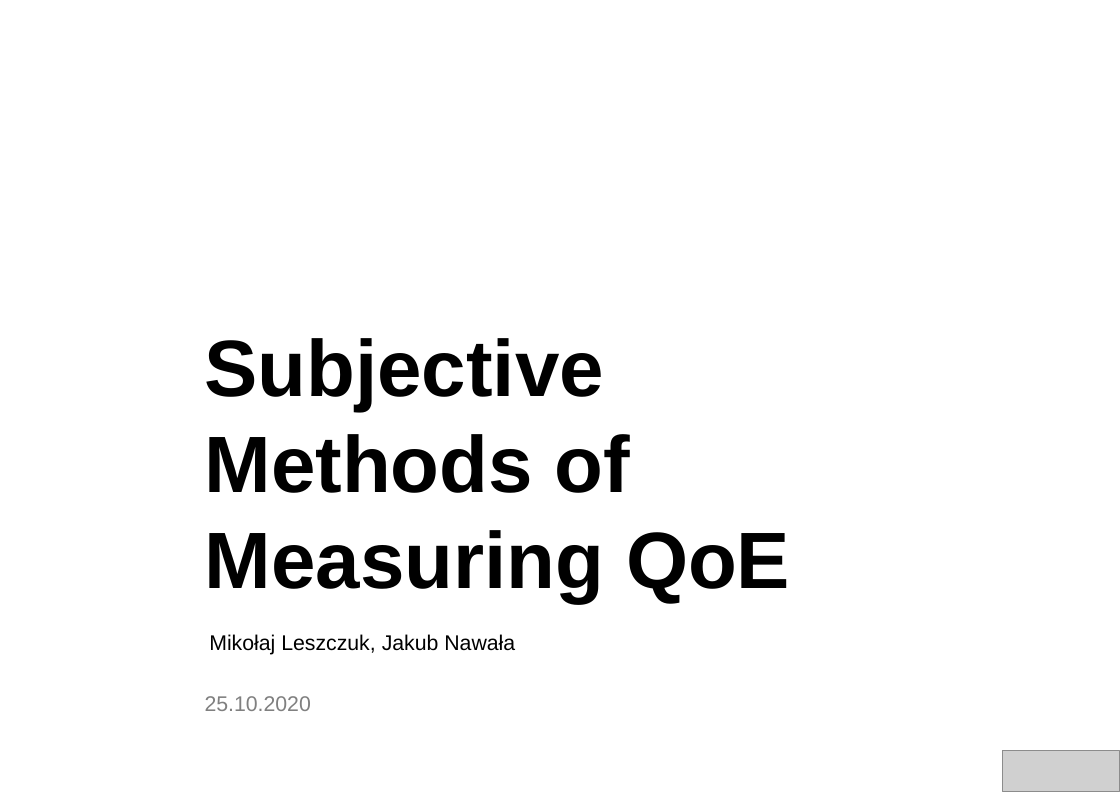
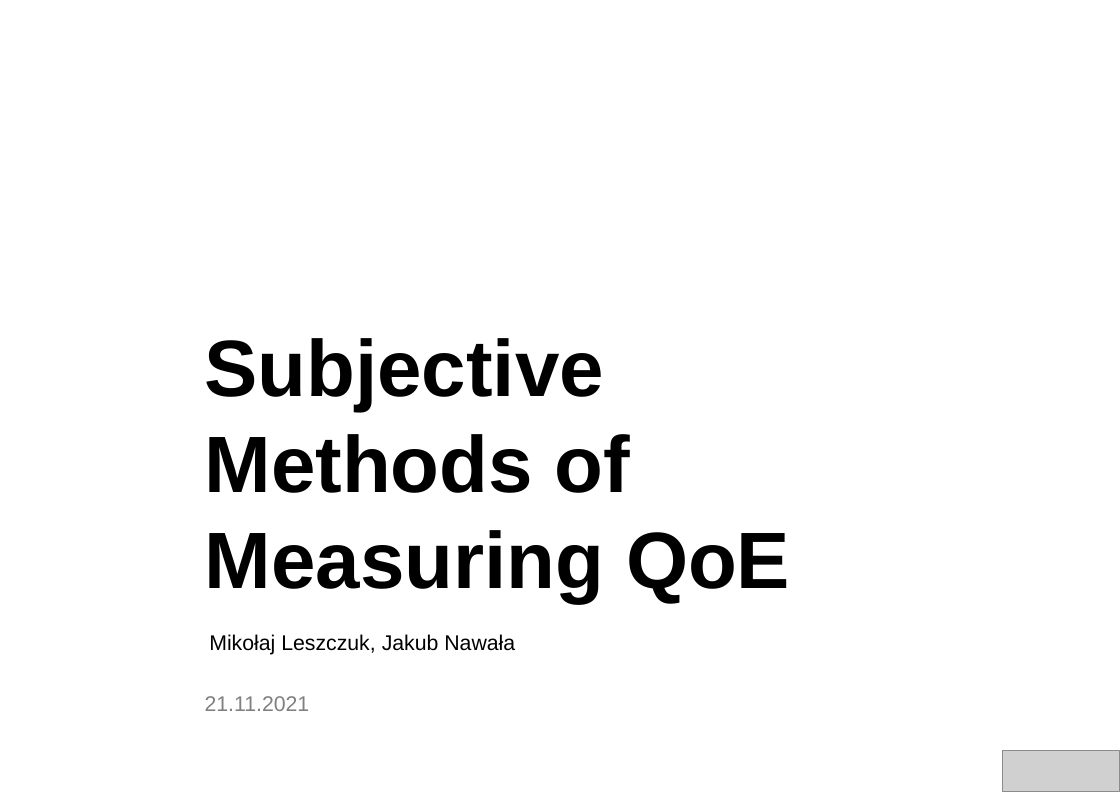
Before and after one commit to miklesz/Courses, a slide deck: slide 1 of Advanced Multimedia Information Processing and Communications/16 (25) Subjective Methods for Measuring QoE/Subjective Methods of Measuring QoE.pptx. Drawn at 1120x792 pixels with LibreOffice and Linux fonts; fonts in the diff are those of the drawing; grey boxes stand for pictures; background and template pictures are left out. Boxes give left, top, right and bottom in pixels: in the first picture for what was removed or moved away, otherwise in the second. Text is boxed around its words. In the diff, an @@ line names an element or a change of style, - is before the commit and + after.

```diff
--- a/Advanced Multimedia Information Processing and Communications/16 (25) Subjective Methods for Measuring QoE/Subjective Methods of Measuring QoE.pptx
+++ b/Advanced Multimedia Information Processing and Communications/16 (25) Subjective Methods for Measuring QoE/Subjective Methods of Measuring QoE.pptx
@@ text at <box>205,696,310,711</box>: text changed @@
-25.10.2020
+21.11.2021
```
Also in this commit, not shown: 1 other slide changed.
